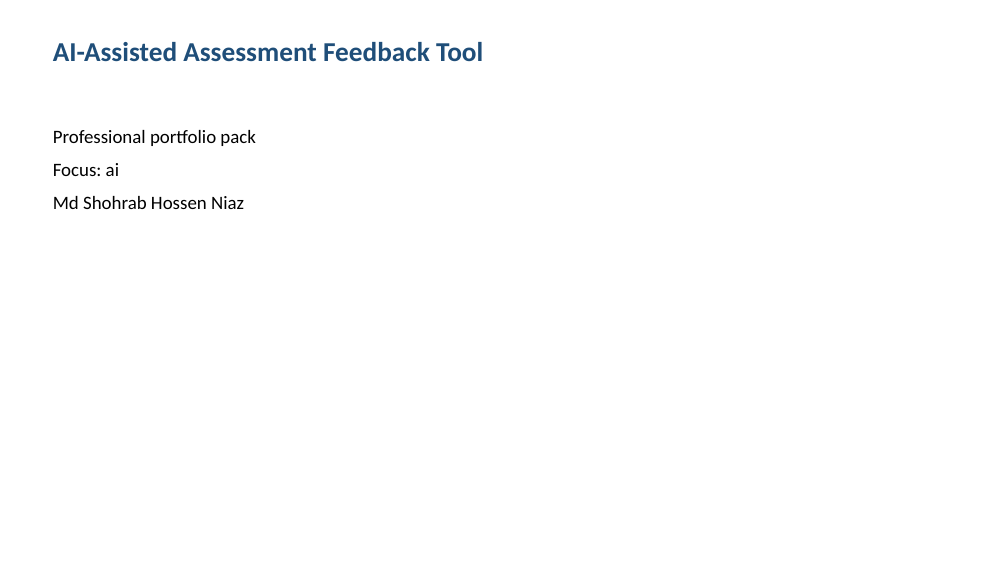
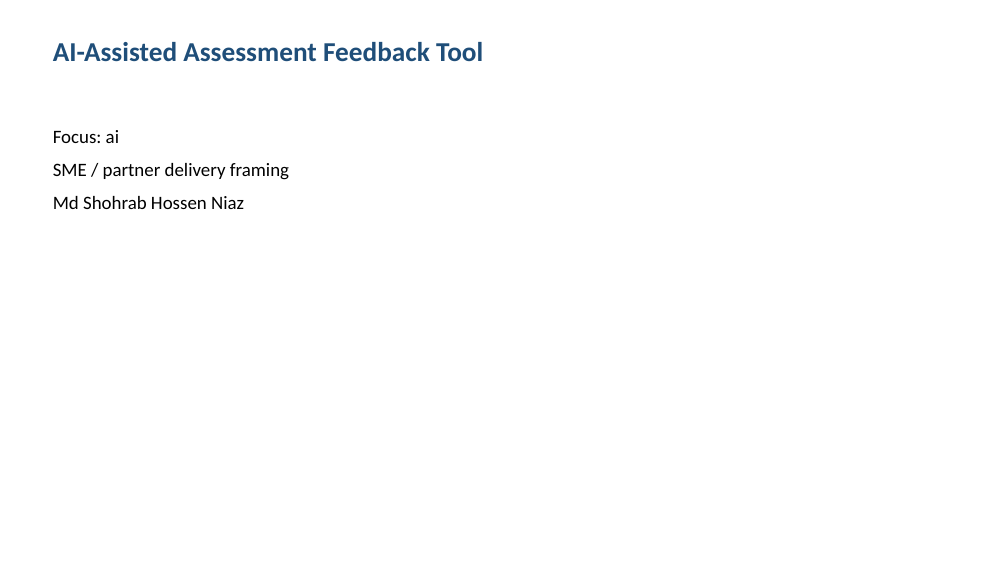
Before and after one commit to shohrabniaz/ai-assisted-assessment-feedback-tool, a slide deck: slide 1 of Final_Submission/02_Presentation.pptx. Drawn at 1008x567 pixels with LibreOffice and Linux fonts; fonts in the diff are those of the drawing. Boxes give left, top, right and bottom in pixels: in the first picture for what was removed or moved away, otherwise in the second. Text is boxed around its words. In the diff, an @@ line names an element or a change of style, - is before the commit and + after.

Commit message:
Polish portfolio pack for professional showcase readiness.

```diff
--- a/Final_Submission/02_Presentation.pptx
+++ b/Final_Submission/02_Presentation.pptx
@@ text at box(53, 130, 256, 146): paragraph removed @@
-Professional portfolio pack
@@ text at box(53, 163, 289, 180): paragraph added @@
+SME / partner delivery framing
```
Also in this commit, not shown: 3 other slides changed, 12 other files.
